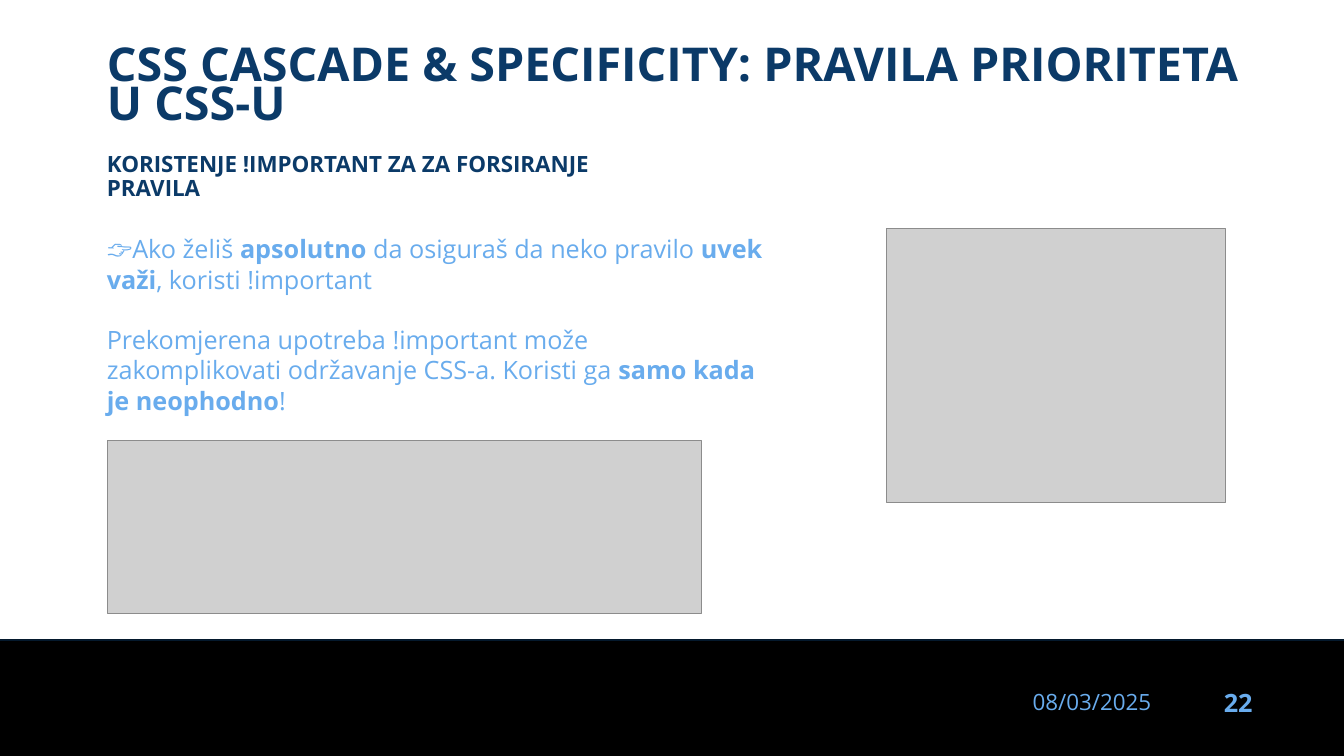
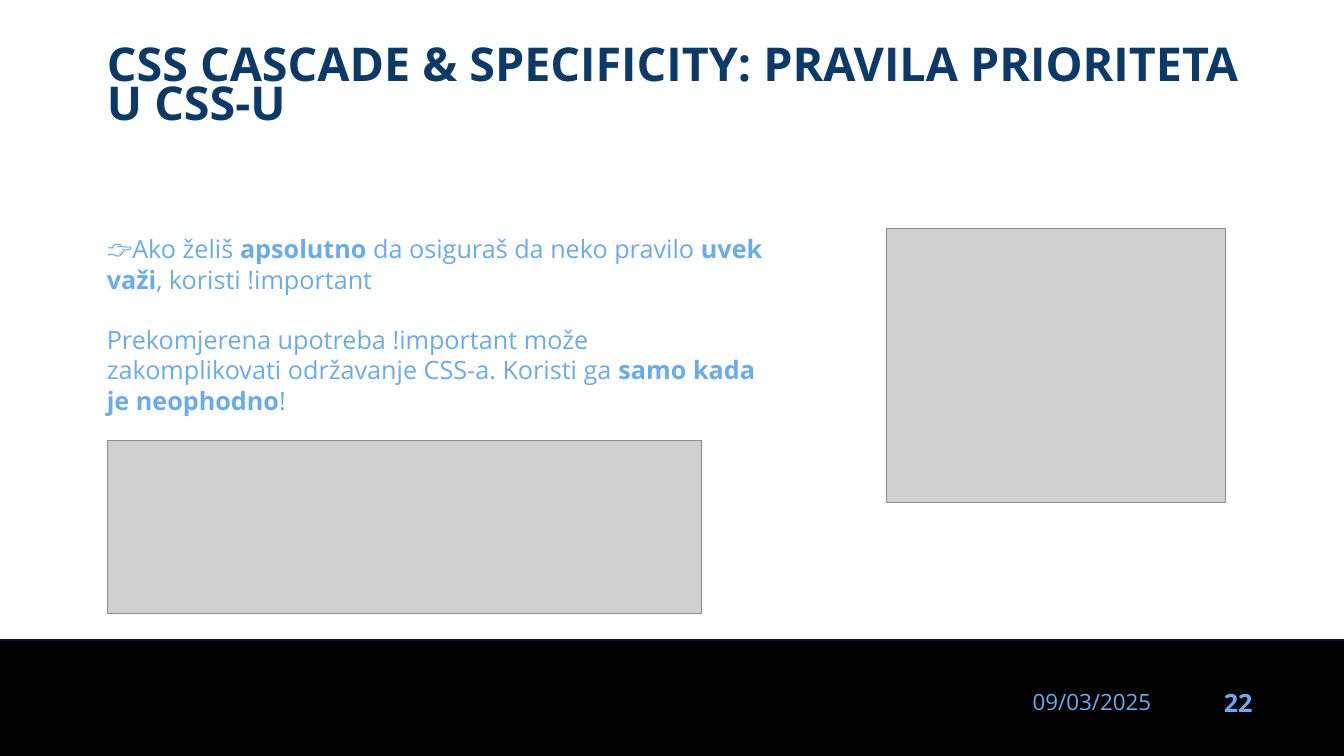
Before and after one commit to dinoDuvnjak/CTK, a slide deck: slide 22 of Bootcamp/css-uvod/css-uvod.pptx. Drawn at 1344x756 pixels with LibreOffice and Linux fonts; fonts in the diff are those of the drawing; grey boxes stand for pictures; background and template pictures are left out. Boxes give left, top, right and bottom in pixels: in the first picture for what was removed or moved away, otherwise in the second. Text is boxed around its words. In the diff, an @@ line names an element or a change of style, - is before the commit and + after.

```diff
--- a/Bootcamp/css-uvod/css-uvod.pptx
+++ b/Bootcamp/css-uvod/css-uvod.pptx
@@ title removed at bbox=[107, 155, 589, 196] @@
-KORISTENJE !IMPORTANT ZA ZA FORSIRANJE PRAVILA
@@ text at bbox=[1033, 693, 1151, 711]: text changed @@
-08/03/2025
+09/03/2025
```
Also in this commit, not shown: 31 other slides changed, 1 slide removed.
